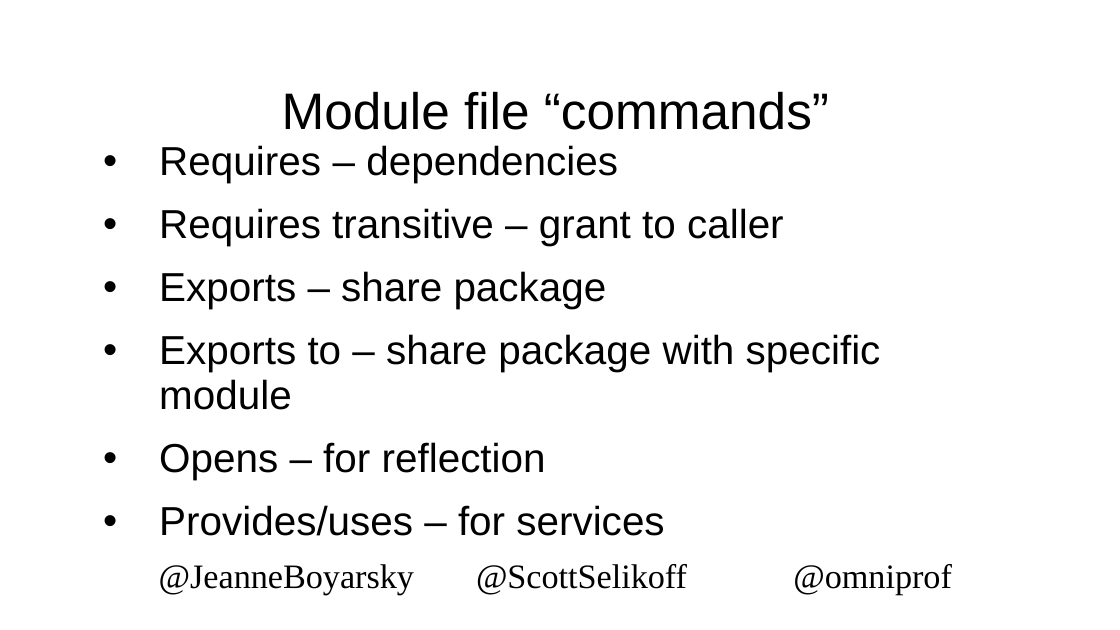
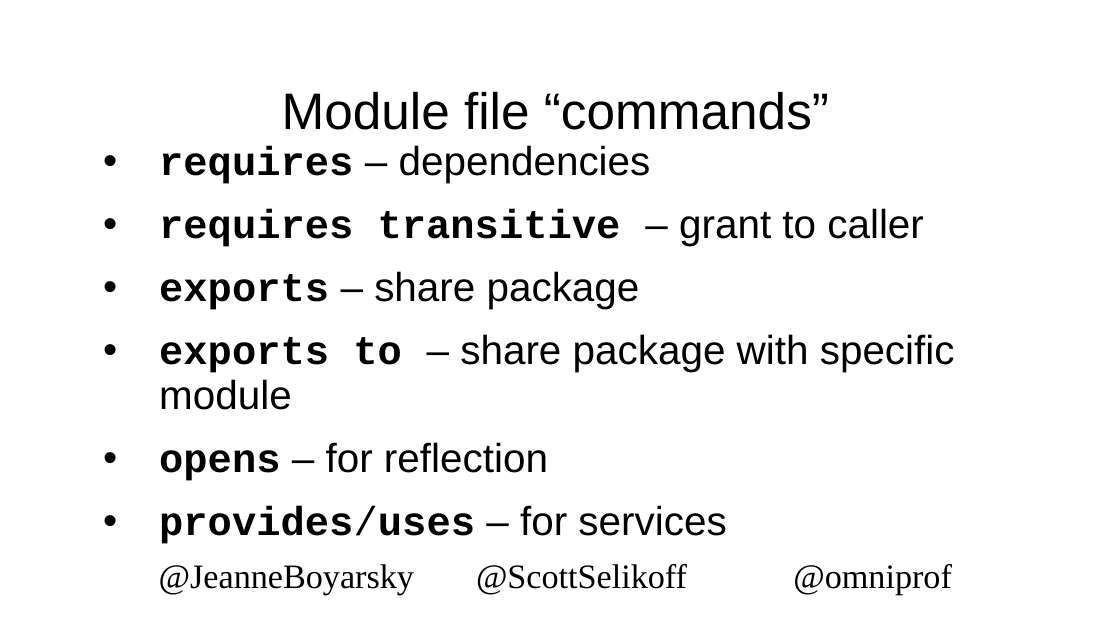
Before and after one commit to boyarsky/2019-oraclecodeone-cert-hol, a slide deck: slide 18 of 2019-OracleCodeOne-HOL.pptx (slide 17 before the commit). Drawn at 1120x630 pixels with LibreOffice and Linux fonts; fonts in the diff are those of the drawing; background and template pictures are left out. Boxes give left, top, right and bottom in pixels: in the first picture for what was removed or moved away, otherwise in the second. Text is boxed around its words. In the diff, an @@ line names an element or a change of style, - is before the commit and + after.

```diff
--- a/2019-OracleCodeOne-HOL.pptx
+++ b/2019-OracleCodeOne-HOL.pptx
@@ text at (x1=159, y1=145, x2=955, y2=544): text changed @@
-• Requires – dependencies
-• Requires transitive – grant to caller
-• Exports – share package
-• Exports to – share package with specific module
-• Opens – for reflection
-• Provides/uses – for services
+• requires – dependencies
+• requires transitive – grant to caller
+• exports – share package
+• exports to – share package with specific module
+• opens – for reflection
+• provides/uses – for services
```
Also in this commit, not shown: 33 other slides changed, 1 slide added, 1 other file.
